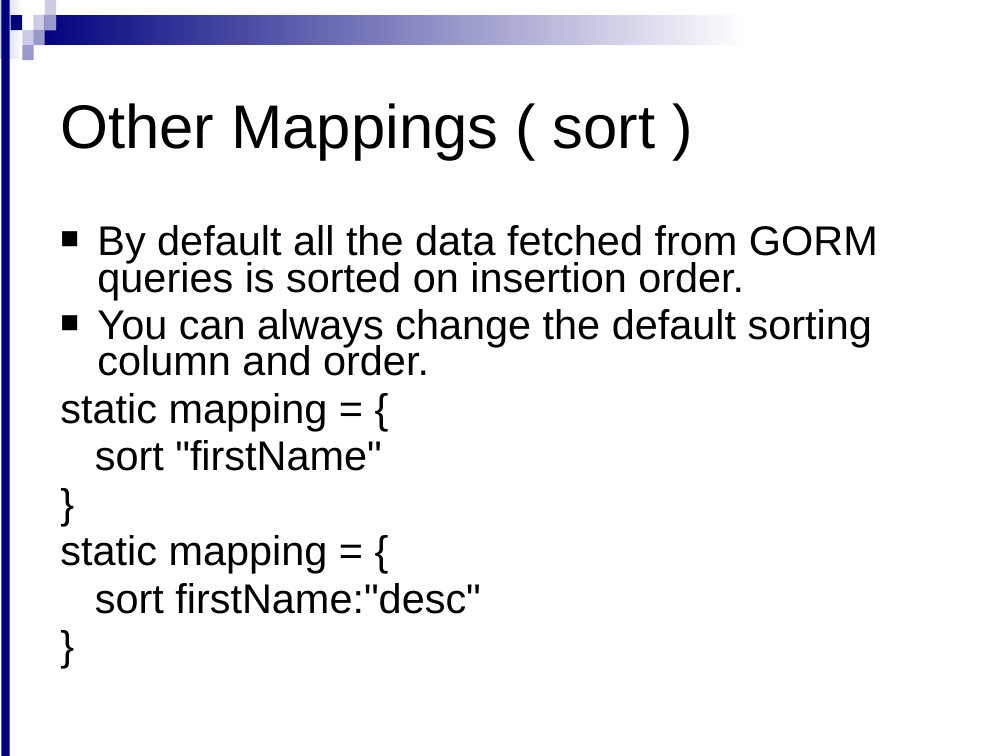
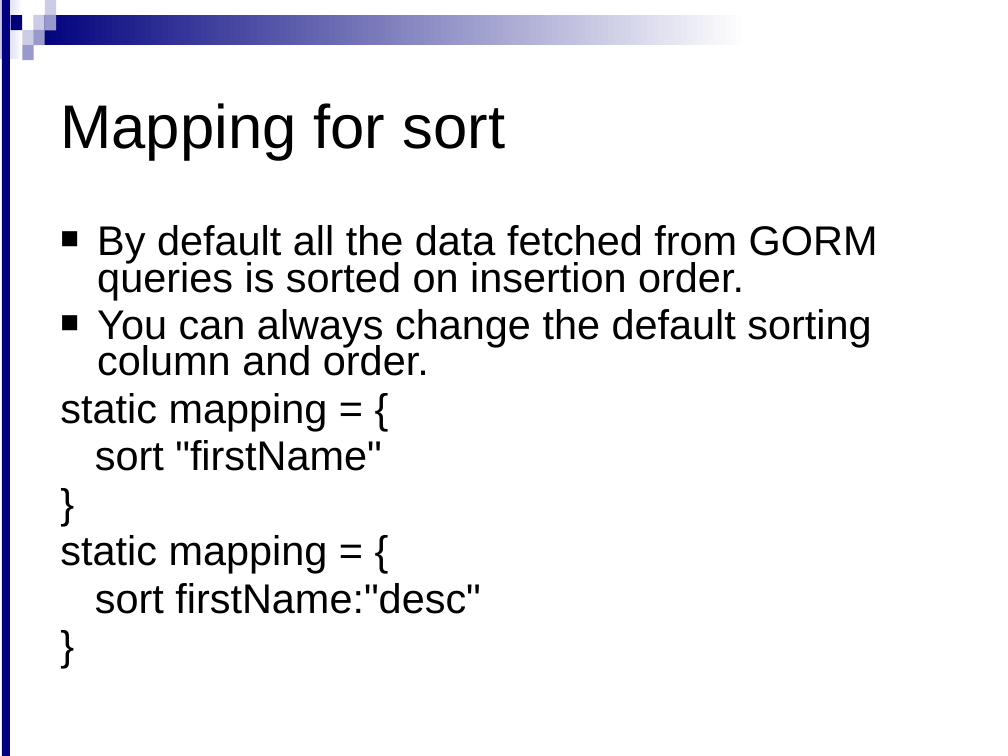
Before and after one commit to meudaypratap/grailsdomain2, a slide deck: slide 12 of Domain class-2.ppt. Drawn at 1008x756 pixels with LibreOffice and Linux fonts; fonts in the diff are those of the drawing; background and template pictures are left out. Boxes give left, top, right and bottom in pixels: in the first picture for what was removed or moved away, otherwise in the second. Text is boxed around its words. In the diff, an @@ line names an element or a change of style, - is before the commit and + after.

```diff
--- a/Domain class-2.ppt
+++ b/Domain class-2.ppt
@@ title at (x1=60, y1=103, x2=505, y2=160): text changed @@
-Other Mappings ( sort )
+Mapping for sort
```
Also in this commit, not shown: 12 other slides changed.
